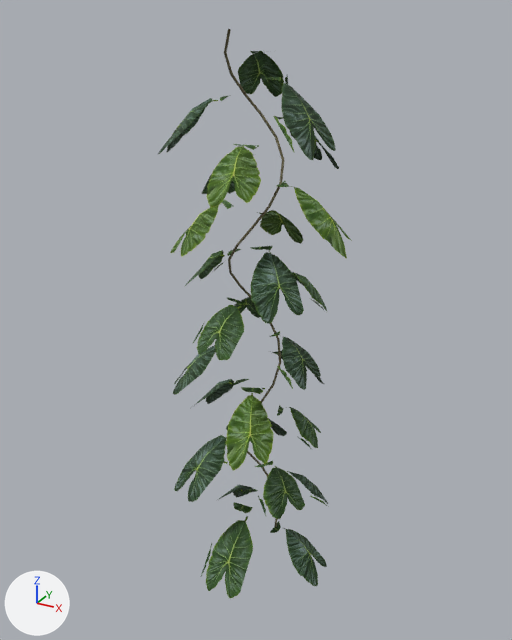
Before and after pictures for a commit that changed the glTF model output/forest/objects/climber_01.glb.
The view is the same before and after, from a 50 mm camera at (3.04, -5.52, 5.16) aimed at (-0.03, 0.07, 2.36). Arrows for +X, +Y and +Z are at lower left; the lights stay in place. The picture after the commit comes second. Vertices at exactly the same position are counted once.

The first picture shows 'climber_01'.
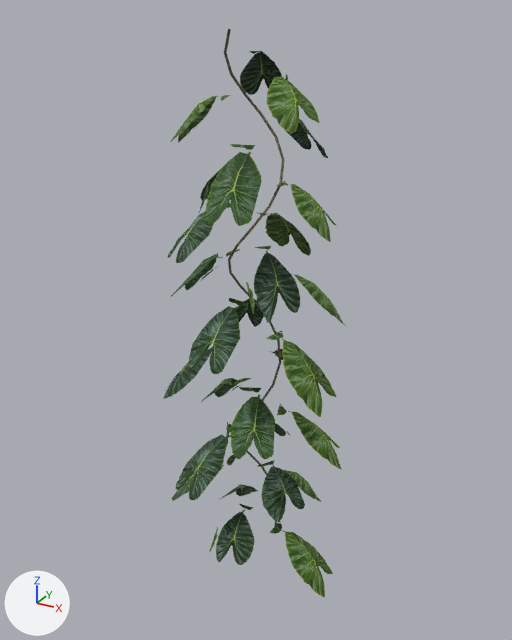
Pixel boxes [x1, y1, x2, y2] of what changed, in the pictures (512 x 640 px; the box of a moved part takes in the faces that stretch with it):
'climber_01', reshaped, surface changed
    before: [158, 29, 352, 598]
    after: [163, 29, 347, 597]
part 1 of me_climber, moved or reshaped
    before: [238, 51, 288, 97]
    after: [240, 51, 288, 95]
part 2 of me_climber, moved or reshaped
    before: [158, 77, 352, 598]
    after: [163, 77, 347, 597]
part 3 of me_climber, surface changed
    before: [158, 51, 336, 598]
    after: [163, 51, 347, 597]

Diff of the bpy script that builds the scene:
```diff
--- a/output/forest/objects/climber_01.glb.py
+++ b/output/forest/objects/climber_01.glb.py
@@ me_climber @@
 # used by ob_climber_01; location = (0.0, 0.0, 0.0)
-me_climber.from_pydata(...)  # 710 vertices, 1008 faces; spans x -1.04..0.97, y -1.03..0.98, z -0.52..5.01
+me_climber.from_pydata(...)  # 710 vertices, 1008 faces; spans x -1.01..0.98, y -0.96..1.0, z -0.61..5.01
+# me_climber part 1: the loose piece of 15 vertices spanning x -0.5..0.12, y 0.14..0.83, z 4.34..4.82 is scaled about its middle by (1.01, 1.07, 1.07), then moved by (-0.01, 0.02, -0.02)
+# me_climber part 2: 288 of 710 vertices moved; they spanned x -1.04..0.97, y -1.03..0.98, z -0.52..4.61 and now span x -1.01..0.98, y -0.96..1.0, z -0.61..4.66; mean shift (-0.01, 0.01, -0.02); largest move (-0.61, 0.49, 2.07) -> (-0.77, 0.73, 1.83)
+# me_climber part 3: texture (UV) coordinates of 336 of 1008 faces, centred in x -0.92..0.84, y -0.96..0.81, z -0.47..4.82, changed; they spanned u 0.0..1.0, v 0.51..0.99 and now span u 0.0..1.0, v 0.51..0.99
+# other edits to the shape of me_climber do not show in these pictures
 me_climber.materials.append(mat_tropical_leaf_atlas)
```
